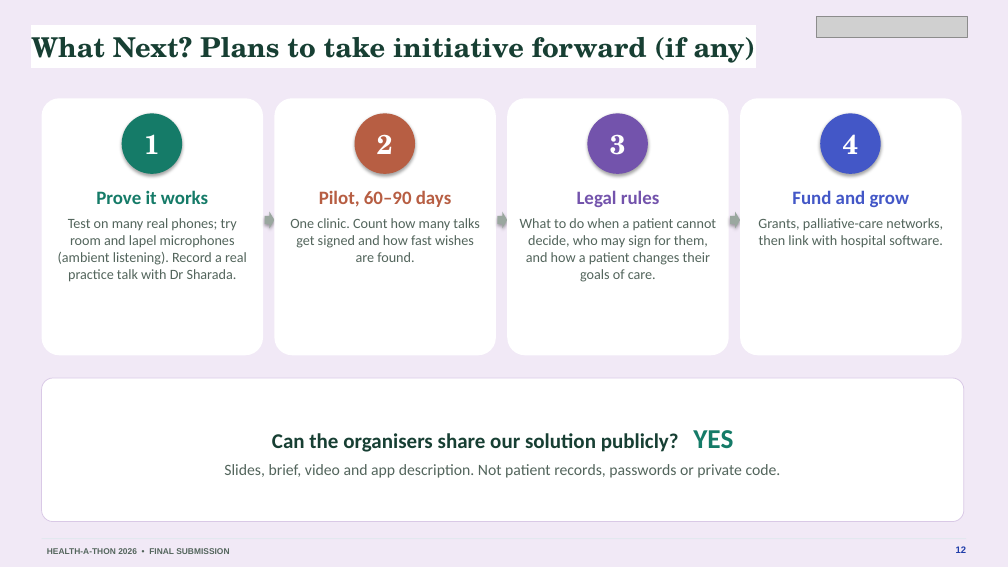
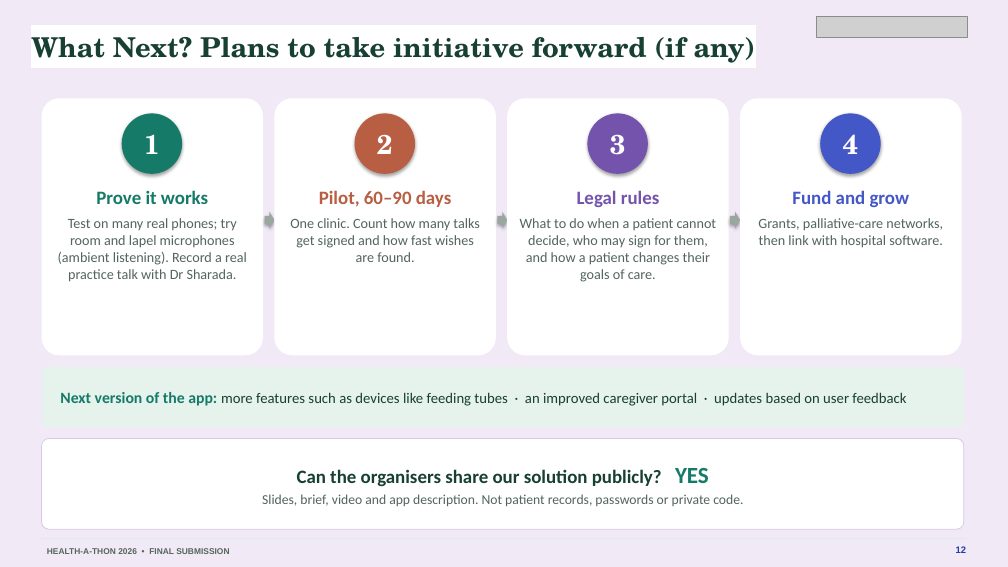
Before and after one commit to basithladdu/healthathon, a slide deck: slide 12 of output/final-submission/Sahara-Final-Presentation.pptx. Drawn at 1008x567 pixels with LibreOffice and Linux fonts; fonts in the diff are those of the drawing; grey boxes stand for pictures. Boxes give left, top, right and bottom in pixels: in the first picture for what was removed or moved away, otherwise in the second. Text is boxed around its words. In the diff, an @@ line names an element or a change of style, - is before the commit and + after.

```diff
--- a/output/final-submission/Sahara-Final-Presentation.pptx
+++ b/output/final-submission/Sahara-Final-Presentation.pptx
@@ rounded rectangle: place and size @@
-rounded rectangle at [42, 378, 964, 522]
+rounded rectangle at [42, 367, 964, 427]
@@ rounded rectangle at [42, 367, 964, 427]: fill #FFFFFF to #E6F2EC; outline #D9C9E6 0.75 pt to none @@
@@ text added at [60, 392, 906, 406], 14 pt, text #173F33 @@
+Next version of the app: more features such as devices like feeding tubes · an improved caregiver portal · updates based on user feedback
@@ rounded rectangle added at [42, 439, 964, 529], fill #FFFFFF, outline #D9C9E6 0.75 pt @@
@@ text "Can the organisers share our ...": place and size @@
-text "Can the organisers share our ..." at [224, 430, 781, 478]
+text "Can the organisers share our ..." at [262, 468, 743, 506]
@@ text "Can the organisers share our ..." at [262, 468, 743, 506]: size 20 to 18 pt in "Can the organisers share our solution publicly?"; size 26 to 22 pt in "YES"; size 15 to 13 pt in "Slides, brief, video and app description. Not ..."; less space between paragraphs @@
```
Also in this commit, not shown: 11 other slides changed, 13 other files.
